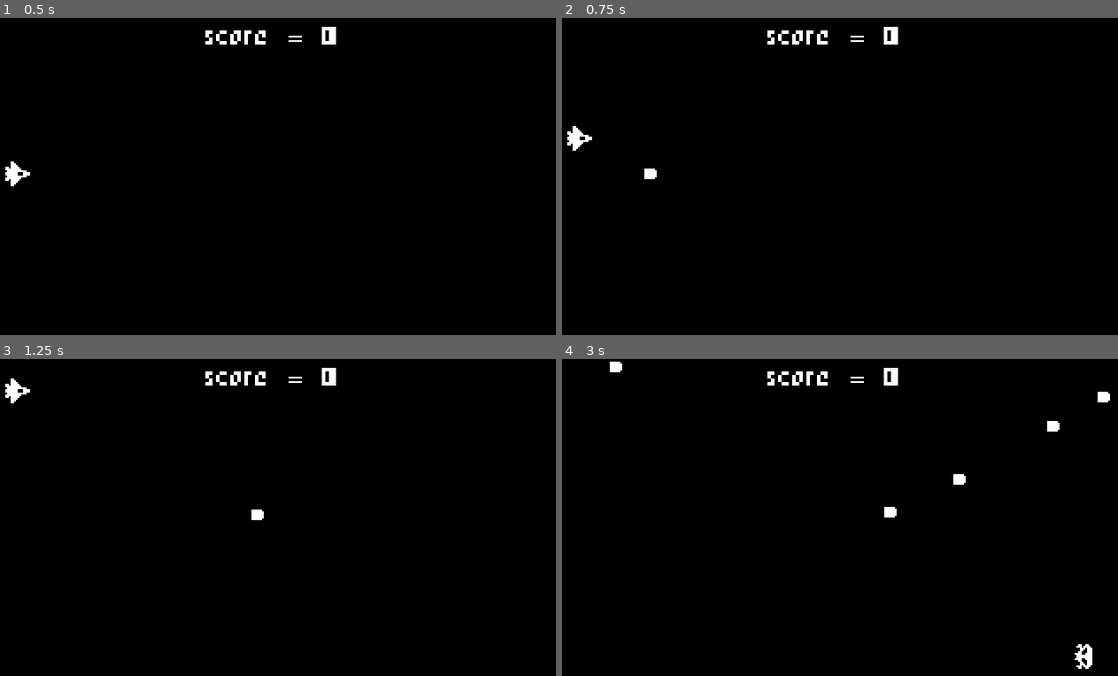
Above: before the commit, frames 1-4 (two rows, left to right).
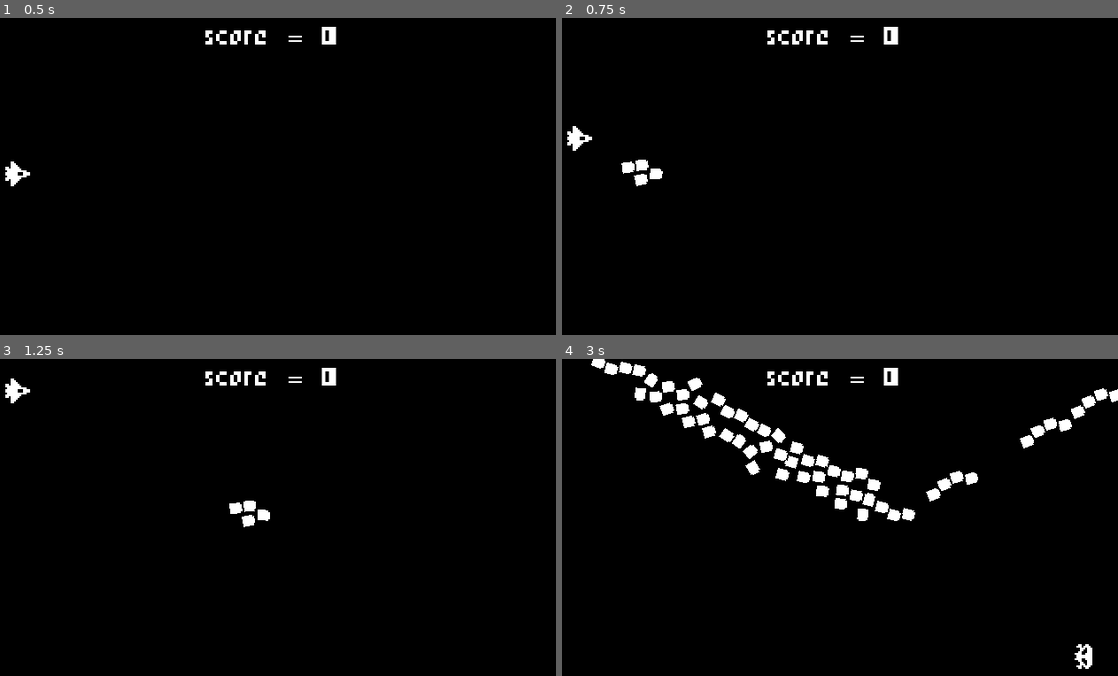
Above: after the commit, the same moments.

Repository: pahool/1bitgodot
Game: Godot game, scene res://world.tscn
Same seed, same stepped clock (60 frames per second), same inputs: the game is played once before the commit and once after it.
Inputs:
- Up to frame 1 (0.5 s): no input
- Up to frame 2 (0.75 s): tap Enter (ui_accept) at 0.5 s; hold Up (ui_up) from 0.53 s (still down); hold Enter (ui_accept) from 0.53 s (still down)
- Up to frame 3 (1.25 s): keep holding Up (ui_up); keep holding Enter (ui_accept)
- Up to frame 4 (3 s): release Up (ui_up) at 1.28 s; release Enter (ui_accept) at 1.28 s; hold Down (ui_down) 1.28-2.03 s; tap Enter (ui_accept) at 1.35, 1.52, 1.82, 2.85 s; hold Enter (ui_accept) 2.03-2.78 s; hold Up (ui_up) from 2.03 s (still down)

Frame 1 is identical in both runs. In frame 2, 0.3% of the frame differs, in the area x 10-19%, y 44-54%; in frame 3, 0.3%; in frame 4, 4.1%, in the area x 5-100%, y 0-52%.

Commit message:
before rename

Diff:
--- /dev/null
+++ b/Space Shooter/HitEffect.gd
@@ -0,0 +1,9 @@
+extends Node2D
+
+@onready var cpu_particles_2d = $CPUParticles2D
+
+func _ready():
+	cpu_particles_2d.one_shot = true
+
+func _on_timer_timeout():
+	queue_free()
--- a/Space Shooter/explosion_effect.tscn
+++ b/Space Shooter/explosion_effect.tscn
@@ -1,6 +1,21 @@
 [gd_scene load_steps=5 format=3 uid="uid://dtdpy33ra03ca"]
 
 [ext_resource type="Texture2D" uid="uid://c1psd5g4byyv" path="res://assets/explosion.png" id="1_it4ny"]
+
+[sub_resource type="Animation" id="Animation_om5gx"]
+length = 0.001
+tracks/0/type = "value"
+tracks/0/imported = false
+tracks/0/enabled = true
+tracks/0/path = NodePath(".:frame")
+tracks/0/interp = 1
+tracks/0/loop_wrap = true
+tracks/0/keys = {
+"times": PackedFloat32Array(0),
+"transitions": PackedFloat32Array(1),
+"update": 1,
+"values": [0]
+}
 
 [sub_resource type="Animation" id="Animation_8q13n"]
 resource_name = "explode"
@@ -32,21 +47,6 @@
 }]
 }
 
-[sub_resource type="Animation" id="Animation_om5gx"]
-length = 0.001
-tracks/0/type = "value"
-tracks/0/imported = false
-tracks/0/enabled = true
-tracks/0/path = NodePath(".:frame")
-tracks/0/interp = 1
-tracks/0/loop_wrap = true
-tracks/0/keys = {
-"times": PackedFloat32Array(0),
-"transitions": PackedFloat32Array(1),
-"update": 1,
-"values": [0]
-}
-
 [sub_resource type="AnimationLibrary" id="AnimationLibrary_ng3dh"]
 _data = {
 "RESET": SubResource("Animation_om5gx"),
--- /dev/null
+++ b/Space Shooter/hit_effect.tscn
@@ -0,0 +1,27 @@
+[gd_scene load_steps=3 format=3 uid="uid://bs4gj6xfhsa3i"]
+
+[ext_resource type="Script" path="res://HitEffect.gd" id="1_ljmqw"]
+
+[sub_resource type="Gradient" id="Gradient_kw2fs"]
+offsets = PackedFloat32Array(0.803493, 1)
+colors = PackedColorArray(1, 1, 1, 1, 1, 1, 1, 0)
+
+[node name="HitEffect" type="Node2D"]
+script = ExtResource("1_ljmqw")
+
+[node name="CPUParticles2D" type="CPUParticles2D" parent="."]
+amount = 6
+lifetime = 0.5
+explosiveness = 1.0
+spread = 180.0
+gravity = Vector2(0, 0)
+initial_velocity_min = 10.0
+initial_velocity_max = 50.0
+scale_amount_min = 1.5
+scale_amount_max = 1.5
+color_ramp = SubResource("Gradient_kw2fs")
+
+[node name="Timer" type="Timer" parent="."]
+wait_time = 0.5
+
+[connection signal="timeout" from="Timer" to="." method="_on_timer_timeout"]
--- a/Space Shooter/laser.tscn
+++ b/Space Shooter/laser.tscn
@@ -20,6 +20,6 @@
 position = Vector2(2.38419e-07, 2.38419e-07)
 scale = Vector2(0.4, 0.4)
 
-[node name="ExplosionCreator" parent="." instance=ExtResource("2_m635v")]
+[node name="EffectCreator" parent="." instance=ExtResource("2_m635v")]
 
 [connection signal="screen_exited" from="VisibleOnScreenNotifier2D" to="." method="queue_free"]
--- a/Space Shooter/ship.gd
+++ b/Space Shooter/ship.gd
@@ -9,7 +9,7 @@
 		position.y -= speed * delta
 	if Input.is_action_pressed("ui_down"):
 		position.y += speed * delta
-	if Input.is_action_just_pressed("ui_accept"):
+	if Input.is_action_pressed("ui_accept"):
 		var laser = LASER_SCENE.instantiate()
 		var world = get_tree().current_scene
 		world.add_child(laser)
--- a/Space Shooter/world.tscn
+++ b/Space Shooter/world.tscn
@@ -32,3 +32,17 @@
 label_settings = SubResource("LabelSettings_oplnr")
 horizontal_alignment = 1
 vertical_alignment = 1
+
+[node name="StarParticles" type="CPUParticles2D" parent="."]
+visible = false
+position = Vector2(320, 90)
+amount = 200
+lifetime = 7.0
+preprocess = 7.0
+emission_shape = 3
+emission_rect_extents = Vector2(1, 90)
+direction = Vector2(-1, 0)
+spread = 0.0
+gravity = Vector2(0, 0)
+initial_velocity_min = 50.0
+initial_velocity_max = 100.0
